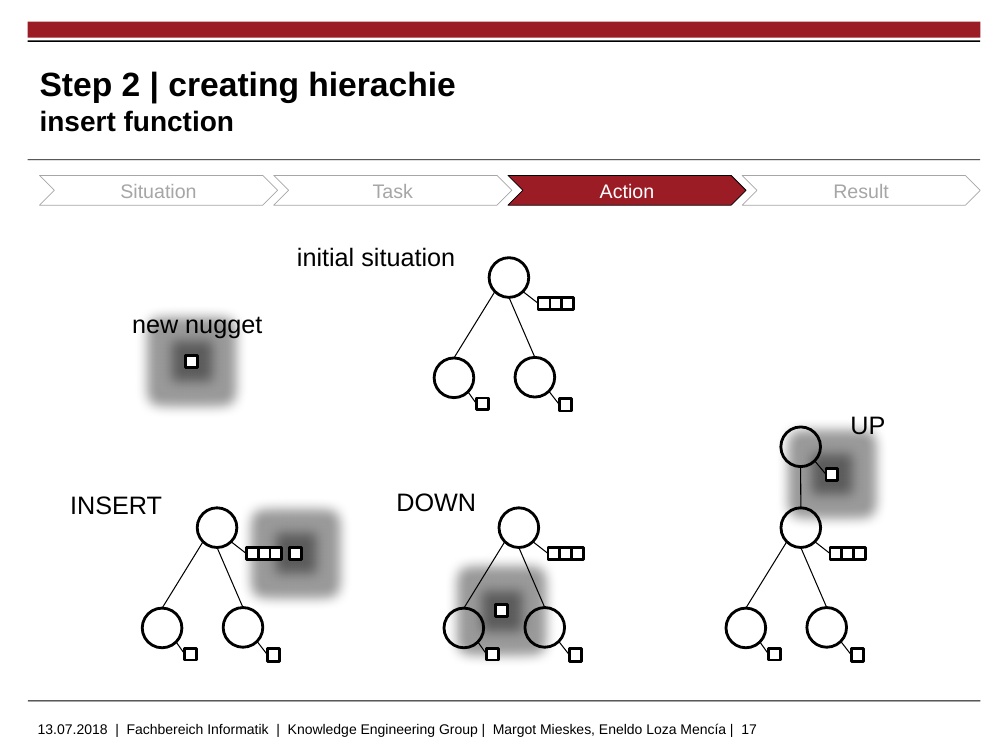
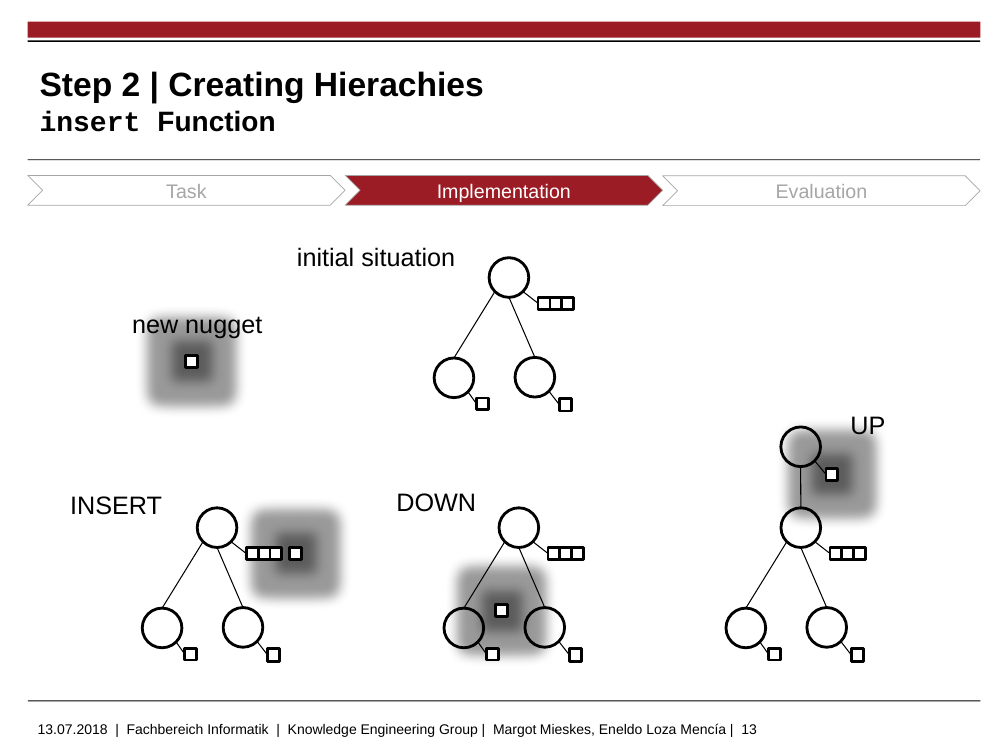
Before and after one commit to markushoehn/Auto_TextSum, a slide deck: slide 13 of presentation/20180713 Gruppe 5 - final.pptx (slide 17 before the commit). Drawn at 1008x756 pixels with LibreOffice and Linux fonts; fonts in the diff are those of the drawing; background and template pictures are left out. Boxes give left, top, right and bottom in pixels: in the first picture for what was removed or moved away, otherwise in the second. Text is boxed around its words. In the diff, an @@ line names an element or a change of style, - is before the commit and + after.

```diff
--- a/presentation/20180713 Gruppe 5 - final.pptx
+++ b/presentation/20180713 Gruppe 5 - final.pptx
@@ title at (40, 71, 484, 132): text changed @@
-Step 2 | creating hierachie
-insert function
+Step 2 | Creating Hierachies
+insert Function
@@ chevron "Task": place and size @@
-chevron "Task" at (274, 175, 512, 206)
+chevron "Task" at (28, 175, 346, 206)
@@ chevron removed at (39, 175, 277, 206) @@
-Situation
@@ chevron added at (346, 175, 663, 206), fill #9C1C26, outline #A6A6A6 0.5 pt, 14 pt, text #FFFFFF @@
+Implementation
@@ chevron removed at (508, 175, 746, 206) @@
-Action
@@ chevron added at (663, 175, 981, 206), fill #FFFFFF, outline #A6A6A6 0.5 pt, 14 pt, text #A6A6A6 @@
+Evaluation
@@ chevron removed at (742, 175, 980, 206) @@
-Result
@@ text at (38, 723, 757, 737): text changed @@
-13.07.2018 | Fachbereich Informatik | Knowledge Engineering Group | Margot Mieskes, Eneldo Loza Mencía | 17
+13.07.2018 | Fachbereich Informatik | Knowledge Engineering Group | Margot Mieskes, Eneldo Loza Mencía | 13
```
Also in this commit, not shown: 29 other slides changed, 4 slides added, 10 slides removed, 11 other files.
